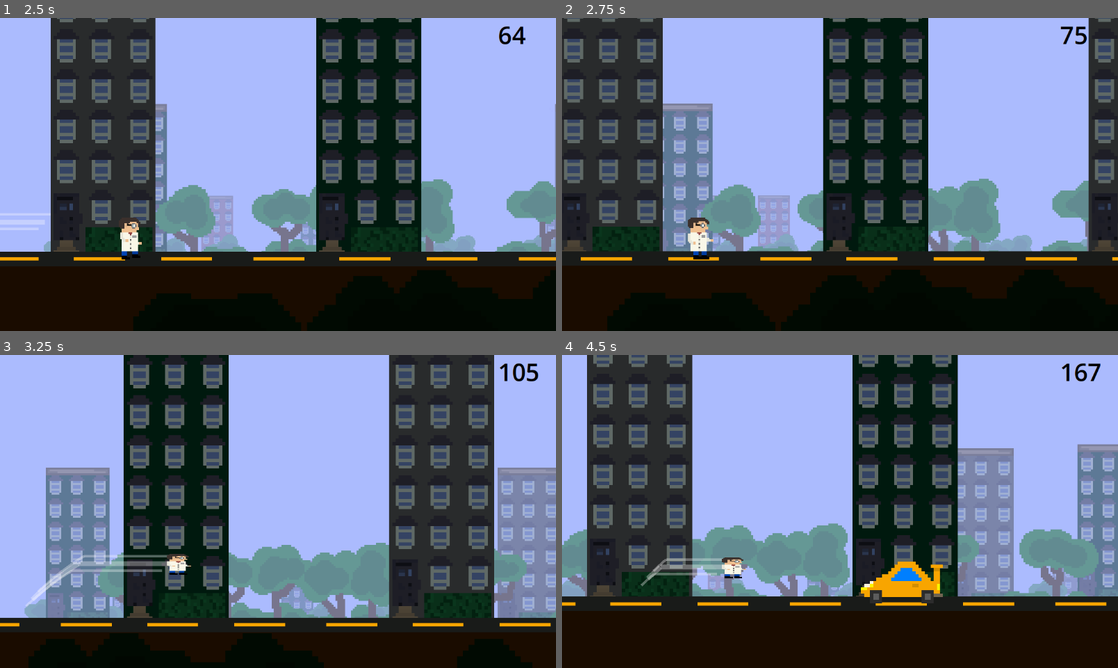
Above: before the commit, frames 1-4 (two rows, left to right).
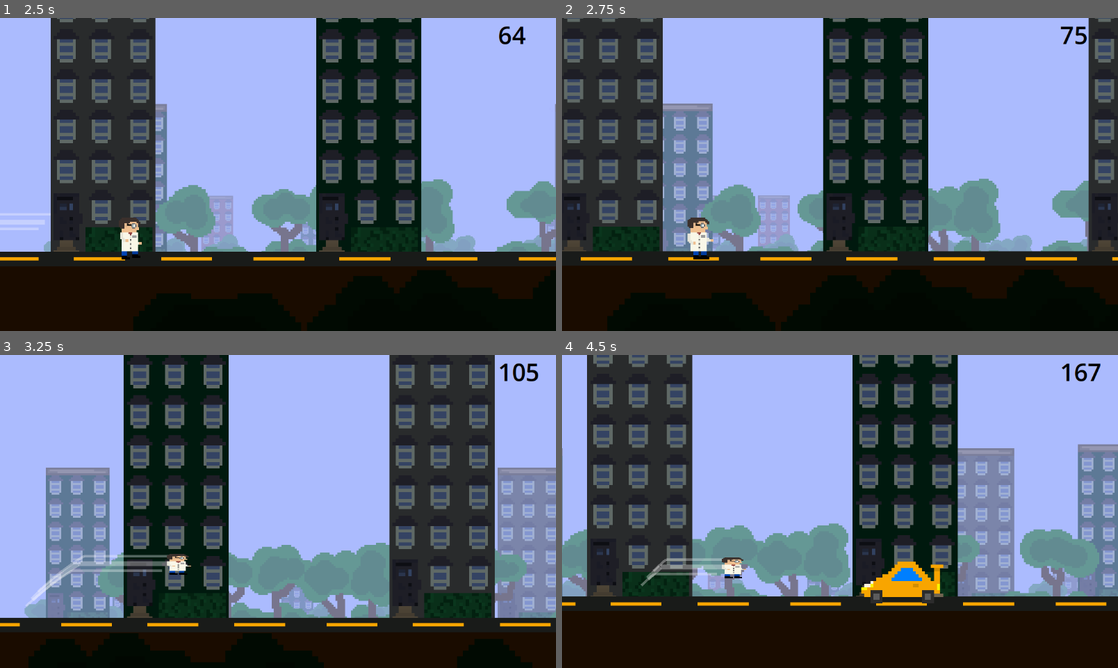
Above: after the commit, the same moments.

Repository: kir-55/Unstable
Game: Godot game, scene res://Scenes/main.tscn
Same seed, same stepped clock (60 frames per second), same inputs: the game is played once before the commit and once after it.
Inputs (mouse positions are in pixels of both pictures, inside the frame that each line leads up to):
- Up to frame 1 (2.5 s): click "Play" at 0.5 s; move the mouse to (400, 158) at 1.27 s; hold Space (up) 1.28-2 s; tap Shift (dash) at 1.35 s; click (400, 158) at 1.42 s; tap A (stop) at 1.55 s; drag from (166, 190) to (250, 237) at 2.02 s
- Up to frame 2 (2.75 s): no input
- Up to frame 3 (3.25 s): move the mouse to (333, 442) at 2.77 s; tap Space (up) at 2.85 s; tap Shift (dash) at 3.05 s
- Up to frame 4 (4.5 s): drag from (812, 574) to (673, 464) at 3.52 s; move the mouse to (1006, 558) at 4.27 s; hold Space (up) from 4.28 s (still down); tap Shift (dash) at 4.35 s

Frame 1 is identical in both runs. In frame 2, 0.1% of the frame differs, in the area x 2-77%, y 0-78%; in frame 3, 0.5%; in frame 4, 1.0%, in the area x 0-100%, y 0-81%.

Commit message:
Correction, of new amulets

Diff:
--- a/Amulets/ameridium_gun.tres
+++ b/Amulets/ameridium_gun.tres
@@ -1,16 +1,16 @@
 [gd_resource type="Resource" script_class="Amulet" load_steps=3 format=3 uid="uid://cy4dj5okjguw3"]
 
 [ext_resource type="Script" path="res://Scripts/Amulets/amulet.gd" id="1_ir5mw"]
-[ext_resource type="Texture2D" uid="uid://da8t7fx0yw4rw" path="res://Textures/Amulets/ameridium_gun.png" id="2_sefd7"]
+[ext_resource type="Texture2D" uid="uid://da8t7fx0yw4rw" path="res://Textures/Amulets/ameridium_gun.png" id="2_l01fq"]
 
 [resource]
 script = ExtResource("1_ir5mw")
 id = 10
 name = "Ameridium gun"
-description = "Allows player to shoot one explosive bullet every 5 seconds. The bullet explodes on its own after 0.8 seconds if no obstacles were shot"
-texture = ExtResource("2_sefd7")
+description = "Allows player to shoot explosive bullet every 5 seconds."
+texture = ExtResource("2_l01fq")
 incompatible_amulets = Array[int]([0])
 consumable = false
 stack_limit = true
 limit = 1
-chance_multiplier = 2
+chance_multiplier = 50
--- a/Scenes/Decorations/drone.tscn
+++ b/Scenes/Decorations/drone.tscn
@@ -4,7 +4,7 @@
 [ext_resource type="Script" path="res://Scripts/health_system.gd" id="2_mexp6"]
 [ext_resource type="Script" path="res://Scripts/drone.gd" id="2_q6afg"]
 [ext_resource type="Script" path="res://Scripts/Decorations/deadly_area.gd" id="2_uyrou"]
-[ext_resource type="PackedScene" uid="uid://q6vw7hxexvpu" path="res://Scenes/explosions/drone_explosion.tscn" id="3_eoxcv"]
+[ext_resource type="PackedScene" uid="uid://q6vw7hxexvpu" path="res://Scenes/Explosions/drone_explosion.tscn" id="3_eoxcv"]
 
 [sub_resource type="RectangleShape2D" id="RectangleShape2D_1iamu"]
 size = Vector2(30, 17.5)
--- a/Scenes/Decorations/hay_wall.tscn
+++ b/Scenes/Decorations/hay_wall.tscn
@@ -1,7 +1,7 @@
 [gd_scene load_steps=6 format=3 uid="uid://cj0n3ymjobgpv"]
 
 [ext_resource type="Script" path="res://Scripts/health_system.gd" id="1_yl2mc"]
-[ext_resource type="PackedScene" uid="uid://c6jkxex0pqycv" path="res://Scenes/explosions/barier_explosion.tscn" id="2_a1kh7"]
+[ext_resource type="PackedScene" uid="uid://c6jkxex0pqycv" path="res://Scenes/Explosions/barier_explosion.tscn" id="2_a1kh7"]
 [ext_resource type="Texture2D" uid="uid://dakyyk5dh86ig" path="res://Textures/Decorations/hay_bale.png" id="3_jumt4"]
 [ext_resource type="Script" path="res://Scripts/Decorations/deadly_area.gd" id="4_h2fi8"]
 
--- a/Scenes/Decorations/hole.tscn
+++ b/Scenes/Decorations/hole.tscn
@@ -4,7 +4,7 @@
 [ext_resource type="Script" path="res://Scripts/Decorations/deadly_area.gd" id="2_ebr3f"]
 [ext_resource type="Texture2D" uid="uid://mfhqfusv0tgx" path="res://Textures/Decorations/nowa_barierka.png" id="3_mn1go"]
 [ext_resource type="Script" path="res://Scripts/health_system.gd" id="4_ytwoc"]
-[ext_resource type="PackedScene" uid="uid://c6jkxex0pqycv" path="res://Scenes/explosions/barier_explosion.tscn" id="5_t4h6e"]
+[ext_resource type="PackedScene" uid="uid://c6jkxex0pqycv" path="res://Scenes/Explosions/barier_explosion.tscn" id="5_t4h6e"]
 [ext_resource type="Texture2D" uid="uid://byt2uuian5r3w" path="res://Textures/Decorations/nowy_znak.png" id="6_r3kei"]
 
 [sub_resource type="RectangleShape2D" id="RectangleShape2D_1iamu"]
--- a/Scenes/Decorations/hydrant.tscn
+++ b/Scenes/Decorations/hydrant.tscn
@@ -2,7 +2,7 @@
 
 [ext_resource type="Texture2D" uid="uid://bs842xniyo8fc" path="res://Textures/Decorations/hydrant2.png" id="1_kn5rp"]
 [ext_resource type="Script" path="res://Scripts/health_system.gd" id="2_utguk"]
-[ext_resource type="PackedScene" uid="uid://cu6h8qbv3df6m" path="res://Scenes/explosions/hydrant_explosion.tscn" id="3_t01oi"]
+[ext_resource type="PackedScene" uid="uid://cu6h8qbv3df6m" path="res://Scenes/Explosions/hydrant_explosion.tscn" id="3_t01oi"]
 [ext_resource type="Script" path="res://Scripts/Decorations/deadly_area.gd" id="5_shcd0"]
 
 [sub_resource type="RectangleShape2D" id="RectangleShape2D_lvb52"]
--- a/Scenes/Decorations/ufo.tscn
+++ b/Scenes/Decorations/ufo.tscn
@@ -8,6 +8,7 @@
 size = Vector2(28, 19)
 
 [node name="Area2D" type="Area2D" groups=["Obsticle"]]
+scale = Vector2(3, 3)
 collision_layer = 2
 collision_mask = 3
 script = ExtResource("2_p365i")
--- a/Scenes/Locations/home.tscn
+++ b/Scenes/Locations/home.tscn
@@ -6,7 +6,7 @@
 [ext_resource type="Texture2D" uid="uid://cehxuhsv2bhp8" path="res://Textures/Baners/Home/unstable_home.png" id="4_swkg2"]
 [ext_resource type="Script" path="res://Scripts/epoch_displayer.gd" id="5_b7opy"]
 [ext_resource type="Script" path="res://Scripts/Amulets/spawn_amulets.gd" id="5_i6kwn"]
-[ext_resource type="PackedScene" uid="uid://b4gt65xd5xb3n" path="res://Scenes/menus/amulet_icon_template.tscn" id="6_58chv"]
+[ext_resource type="PackedScene" uid="uid://b4gt65xd5xb3n" path="res://Scenes/Menus/amulet_icon_template.tscn" id="6_58chv"]
 
 [sub_resource type="SpriteFrames" id="SpriteFrames_fxmdu"]
 animations = [{
--- a/Scenes/ameridium_bullet.tscn
+++ b/Scenes/ameridium_bullet.tscn
@@ -1,8 +1,11 @@
-[gd_scene load_steps=5 format=3 uid="uid://cnxt5vr2tcgk4"]
+[gd_scene load_steps=7 format=3 uid="uid://cnxt5vr2tcgk4"]
 
 [ext_resource type="Script" path="res://Scripts/Amulets/ameridium_bullet.gd" id="1_omeem"]
-[ext_resource type="PackedScene" uid="uid://d3fdfqr1y35e7" path="res://Scenes/explosions/ameridium_explosion.tscn" id="2_x1eb0"]
+[ext_resource type="PackedScene" uid="uid://d3fdfqr1y35e7" path="res://Scenes/Explosions/ameridium_explosion.tscn" id="2_x1eb0"]
+[ext_resource type="Gradient" uid="uid://bo6o3coe52wpb" path="res://Styles/ameridium_gradient.tres" id="3_ms48t"]
 [ext_resource type="Texture2D" uid="uid://d18vnn3wqgob7" path="res://Textures/Amulets/Projectiles/ameridium_bullet.png" id="3_w7pxc"]
+
+[sub_resource type="Gradient" id="Gradient_tubif"]
 
 [sub_resource type="CircleShape2D" id="CircleShape2D_h1lox"]
 radius = 8.34
@@ -16,23 +19,24 @@
 velocity = Vector2(1500, 0)
 
 [node name="CPUParticles2D" type="CPUParticles2D" parent="."]
-position = Vector2(-7.42188, 0.390625)
-rotation = -2.34243
+position = Vector2(-0.781252, -0.78125)
+rotation = 1.5708
 scale = Vector2(0.992474, 7659.23)
 amount = 36
 lifetime = 0.4
 speed_scale = 1.5
 randomness = 0.68
 emission_shape = 3
-emission_rect_extents = Vector2(11.455, 0)
-gravity = Vector2(116.215, 100)
+emission_rect_extents = Vector2(6, 0)
+spread = 0.0
+gravity = Vector2(0, 0)
 linear_accel_max = 100.0
 radial_accel_max = 100.0
-tangential_accel_min = -100.0
-tangential_accel_max = 8.51
-angle_max = 720.0
+scale_amount_min = 4.0
 scale_amount_max = 7.0
-color = Color(0.623529, 1, 0, 1)
+color = Color(0.301961, 0.4, 0.34902, 1)
+color_ramp = ExtResource("3_ms48t")
+color_initial_ramp = SubResource("Gradient_tubif")
 
 [node name="CollisionShape2D" type="CollisionShape2D" parent="."]
 shape = SubResource("CircleShape2D_h1lox")
--- a/Scenes/explosions/ameridium_explosion.tscn
+++ b/Scenes/explosions/ameridium_explosion.tscn
@@ -2,14 +2,11 @@
 
 [ext_resource type="AudioStream" uid="uid://6qd3inw0pf42" path="res://Audio/Sounds/break.mp3" id="1_a7pwl"]
 [ext_resource type="Script" path="res://Scripts/Amulets/ameridium_explosion.gd" id="1_y6spp"]
+[ext_resource type="Gradient" uid="uid://bo6o3coe52wpb" path="res://Styles/ameridium_gradient.tres" id="2_es1xb"]
 
 [sub_resource type="Curve" id="Curve_25yfo"]
 _data = [Vector2(0.00550964, 0.965241), 0.0, 0.0, 0, 0, Vector2(0.983471, 1), 0.0, 0.0, 0, 0]
 point_count = 2
-
-[sub_resource type="Gradient" id="Gradient_2jktp"]
-offsets = PackedFloat32Array(0, 0.277612, 1)
-colors = PackedColorArray(1, 1, 1, 1, 0.937255, 0.952941, 0.486275, 1, 0.45098, 0.603922, 0.439216, 1)
 
 [sub_resource type="CircleShape2D" id="CircleShape2D_pldu1"]
 radius = 327.098
@@ -41,7 +38,8 @@
 scale_amount_min = 5.0
 scale_amount_max = 15.1
 scale_amount_curve = SubResource("Curve_25yfo")
-color_ramp = SubResource("Gradient_2jktp")
+color = Color(0.415686, 0.556863, 0.415686, 1)
+color_ramp = ExtResource("2_es1xb")
 
 [node name="wybuch" type="AudioStreamPlayer" parent="CPUParticles2D"]
 stream = ExtResource("1_a7pwl")
--- a/Scenes/player.tscn
+++ b/Scenes/player.tscn
@@ -2,7 +2,7 @@
 
 [ext_resource type="Script" path="res://Scripts/player.gd" id="1_22t7u"]
 [ext_resource type="Script" path="res://Scripts/Amulets/amulet_system.gd" id="2_sxsw1"]
-[ext_resource type="PackedScene" uid="uid://b4gt65xd5xb3n" path="res://Scenes/menus/amulet_icon_template.tscn" id="4_e8l5m"]
+[ext_resource type="PackedScene" uid="uid://b4gt65xd5xb3n" path="res://Scenes/Menus/amulet_icon_template.tscn" id="4_e8l5m"]
 [ext_resource type="PackedScene" uid="uid://b8itocxc1xfcd" path="res://Scenes/bullet.tscn" id="5_bm4pq"]
 [ext_resource type="PackedScene" uid="uid://cnxt5vr2tcgk4" path="res://Scenes/ameridium_bullet.tscn" id="6_2qycl"]
 [ext_resource type="PackedScene" uid="uid://c4s2q8qnapvsn" path="res://Scenes/microbot.tscn" id="6_70j50"]
@@ -69,13 +69,8 @@
 		# Default to shooting right if no inputd
 		if input_direction == Vector2.ZERO:
 			input_direction = Vector2.RIGHT
-
 		bullet.set_velocity(Vector2(get_parent().velocity.x, 0) + input_direction * bullet_speed)
-
-		# Apply knockback to the player
-		if owner is CharacterBody2D:
-			owner.velocity -= input_direction * knockback_force
-
+		get_parent().velocity.x -= knockback_force
 		# Start cooldown
 		can_shoot = false
 		timer.start()
@@ -215,21 +210,21 @@
 
 [node name="Weapon" type="Sprite2D" parent="." node_paths=PackedStringArray("timer", "microbot_timer", "ameridium_gun_timer")]
 z_index = 3
-position = Vector2(2.14286, -1.42857)
+position = Vector2(13.5714, 5.71429)
 scale = Vector2(6, 6)
 script = SubResource("GDScript_yujad")
 bullet_scene = ExtResource("5_bm4pq")
 ameridium_bullet_scene = ExtResource("6_2qycl")
 bullet_speed = 2000.0
-timer = NodePath("Timer")
-microbot_timer = NodePath("Timer2")
+timer = NodePath("BagOfToolsTimer")
+microbot_timer = NodePath("MicrobotTimer")
 ameridium_gun_timer = NodePath("AmeridiumGunTimer")
 microbot = ExtResource("6_70j50")
 
-[node name="Timer" type="Timer" parent="Weapon"]
+[node name="BagOfToolsTimer" type="Timer" parent="Weapon"]
 wait_time = 0.2
 
-[node name="Timer2" type="Timer" parent="Weapon"]
+[node name="MicrobotTimer" type="Timer" parent="Weapon"]
 wait_time = 3.0
 
 [node name="AmeridiumGunTimer" type="Timer" parent="Weapon"]
@@ -250,6 +245,6 @@
 }
 
 [connection signal="timeout" from="SpeedUpTimer" to="." method="_on_speed_up_timer_timeout"]
-[connection signal="timeout" from="Weapon/Timer" to="Weapon" method="_on_timer_timeout"]
-[connection signal="timeout" from="Weapon/Timer2" to="Weapon" method="_on_microbot_timeout"]
+[connection signal="timeout" from="Weapon/BagOfToolsTimer" to="Weapon" method="_on_timer_timeout"]
+[connection signal="timeout" from="Weapon/MicrobotTimer" to="Weapon" method="_on_microbot_timeout"]
 [connection signal="timeout" from="Weapon/AmeridiumGunTimer" to="Weapon" method="_on_ameridium_gun_timeout"]
--- a/Scripts/Player.gd
+++ b/Scripts/Player.gd
@@ -63,7 +63,14 @@
 	if GlobalVariables.player_global_speed:
 		SPEED = GlobalVariables.player_global_speed
 	if GlobalVariables.player_amulets.has(11):
-		get_tree().current_scene.find_child("Camera2D").zoom = Vector2(0.7, 1)
+		var camera = get_tree().current_scene.find_child("Camera2D")
+		camera.zoom = Vector2(0.7, 0.7)
+		camera.offsett.y = -300
+	reset_velocity()
+
+func reset_velocity():
+	velocity.x = SPEED
+
 
 func _physics_process(delta: float) -> void:
 	if GlobalVariables.game_is_on:
@@ -96,6 +103,7 @@
 			velocity.x = 0
 			stop_timer -= delta
 			if stop_timer <= 0:
+				reset_velocity()
 				is_stopping = false
 				animated_sprite.play()
 
@@ -141,9 +149,6 @@
 		if Input.is_action_just_pressed("bottom") and not is_on_floor():
 			drop_through()
 
-		# Set horizontal movement speed
-		if !is_stopping:
-			velocity.x = direction.x * SPEED
 		var direction=1
 
 		if not is_on_floor():
@@ -155,6 +160,9 @@
 
 		# Move the character
 		move_and_slide()
+		if velocity.x < SPEED and !is_stopping:
+			reset_velocity()
+
 	else:
 		animated_sprite.stop()
 
@@ -173,6 +181,7 @@
 	dash_cooldown_timer = DASH_COOLDOWN
 	original_speed = SPEED  # Store the original speed
 	SPEED += DASH_SPEED_BOOST
+	reset_velocity()
 	velocity.y = 0
 
 func end_dash() -> void:
@@ -180,6 +189,7 @@
 	# End the dash and restore the original speed
 	is_dashing = false
 	SPEED = original_speed
+	reset_velocity()
 
 func drop_through() -> void:
 	is_dropping = true
--- /dev/null
+++ b/Styles/ameridium_gradient.tres
@@ -0,0 +1,5 @@
+[gd_resource type="Gradient" format=3 uid="uid://bo6o3coe52wpb"]
+
+[resource]
+offsets = PackedFloat32Array(0, 0.147727, 0.386364, 0.556818, 1)
+colors = PackedColorArray(0.101961, 0.121569, 0.180392, 1, 0.203922, 0.247059, 0.254902, 1, 0.301961, 0.4, 0.34902, 1, 0.45098, 0.603922, 0.439216, 1, 0.937255, 0.952941, 0.486275, 1)
--- a/player_data.json
+++ b/player_data.json
@@ -1 +1 @@
-{"amulet_collection":[0,1,2,3,4,5,6,7,8,9,10,11,12],"best_score":6791}
+{"amulet_collection":[1,2,3,5,6,7,9,10,11,12,0],"best_score":4913}
